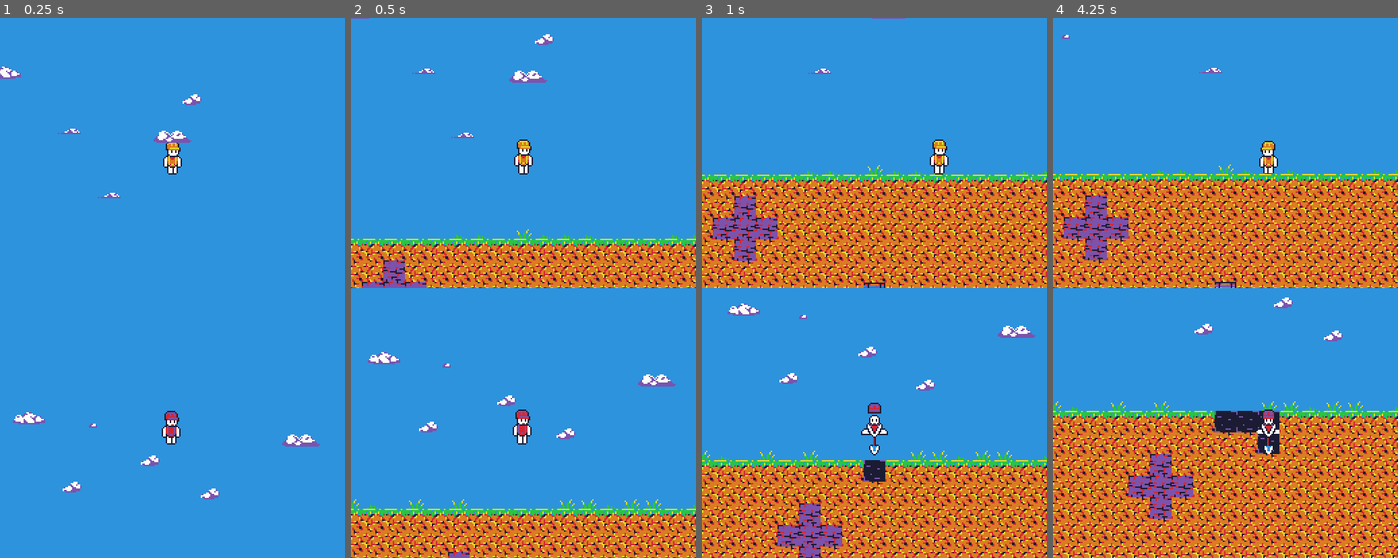
Above: before the commit, frames 1-4 (left to right).
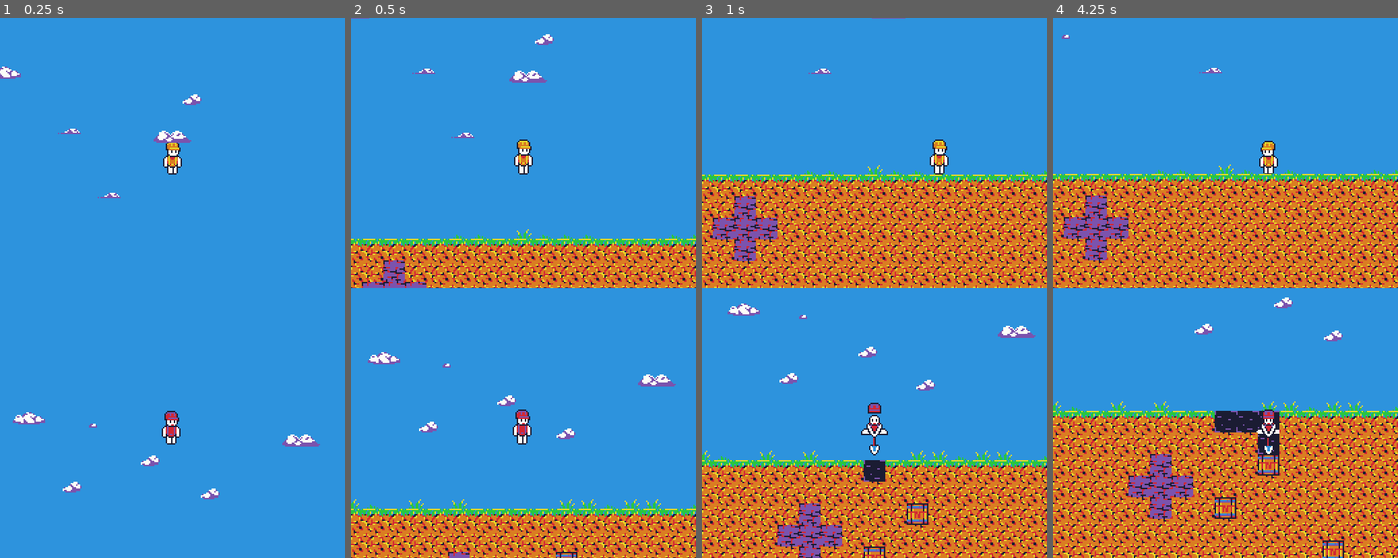
Above: after the commit, the same moments.

Repository: Quarticore/DigDig
Game: Godot game, scene res://node_2d.tscn
Same seed, same stepped clock (60 frames per second), same inputs: the game is played once before the commit and once after it.
Inputs:
- Up to frame 1 (0.25 s): no input
- Up to frame 2 (0.5 s): no input
- Up to frame 3 (1 s): hold D (move_right_1) from 0.53 s (still down); hold Down (move_down_2) from 0.53 s (still down)
- Up to frame 4 (4.25 s): release D (move_right_1) at 1.28 s; release Down (move_down_2) at 1.28 s; hold S (move_down_1) 1.28-2.03 s; tap Left (move_left_2) at 1.35 s; hold D (move_right_1) 2.03-2.78 s; hold Right (move_right_2) 2.03-2.78 s; hold W (move_up_1) 2.78-3.53 s; tap Up (move_up_2) at 2.85 s; hold A (move_left_1) from 3.53 s (still down); hold Down (move_down_2) from 3.53 s (still down)

Frame 1 is identical in both runs. In frame 2, less than 0.1% of the frame differs, in the area x 59-66%, y 98-100%; in frame 3, 0.4%; in frame 4, 0.6%, in the area x 46-85%, y 48-100%.

Commit message:
tnt chain reactions

Diff:
--- a/scr/init.gd
+++ b/scr/init.gd
@@ -53,7 +53,7 @@
 			var row = r - (rows / 2)
 			var col = c - (cols / 2)
 			# 1/75 chance to spawn TNT
-			var spawn_tnt = rng.randi_range(0, 75)
+			var spawn_tnt = rng.randi_range(0, 50)
 
 			var tileNode = RigidBody2D.new()
 			var tileSprite = Sprite2D.new()
--- a/scr/tnt.gd
+++ b/scr/tnt.gd
@@ -3,6 +3,53 @@
 var HEALTH = 3
 var EMPTY = preload("res://tex/mined bg.png")
 var rng = RandomNumberGenerator.new()
+
+func explode():
+	var collider = self.get_child(1)
+	var coord = self.name.split("Dirt")[1].split("-")
+
+	if collider == null:
+		return
+
+	collider.queue_free()
+
+	var sprite = self.get_child(0)
+
+	if sprite != null:
+		sprite.texture = EMPTY
+		sprite.z_index = -1
+
+	# Find destroy all blocks in a circle
+	const neighbors = [
+		[-2, -1], [-2, 0], [-2, 1],
+		[-1, -2], [-1, -1], [-1, 0], [-1, 1], [-1, 2],
+		[0, -2], [0, -1], [0, 1], [0, 2],
+		[1, -2], [1, -1], [1, 0], [1, 1], [1, 2],
+		[2, -1], [2, 0], [2, 1]
+	];
+
+	for n in neighbors:
+		var x = int(coord[0]) + n[0]
+		var y = int(coord[1]) + n[1]
+		var block = get_node("/root/Node2D/SubViewportContainer/SubViewport/Dirt" + str(x) + "-" + str(y))
+
+		if block.get_child_count() < 2:
+			continue
+
+		var blk_collide = block.get_child(1)
+
+		if blk_collide != null:
+			if block.has_method("explode") and block.HEALTH > 0:
+				block.explode()
+				continue
+
+			blk_collide.queue_free()
+
+			var blk_sprite = block.get_child(0)
+
+			if blk_sprite != null:
+				blk_sprite.texture = EMPTY
+				blk_sprite.z_index = -1
 
 # Called when the node enters the scene tree for the first time.
 func _ready():
@@ -11,40 +58,5 @@
 # Called every frame. 'delta' is the elapsed time since the previous frame.
 func _process(delta):
 	if HEALTH <= 0 && self.get_child_count() > 1:
-		var collider = self.get_child(1)
-		var coord = self.name.split("Dirt")[1].split("-")
-
-		# Find destroy all blocks in a circle
-		const neighbors = [
-			[-2, -1], [-2, 0], [-2, 1],
-			[-1, -2], [-1, -1], [-1, 0], [-1, 1], [-1, 2],
-			[0, -2], [0, -1], [0, 0], [0, 1], [0, 2],
-			[1, -2], [1, -1], [1, 0], [1, 1], [1, 2],
-			[2, -1], [2, 0], [2, 1]
-		];
-
-		for n in neighbors:
-			var x = int(coord[0]) + n[0]
-			var y = int(coord[1]) + n[1]
-			var block = get_node("/root/Node2D/SubViewportContainer/SubViewport/Dirt" + str(x) + "-" + str(y))
-			var blk_collide = block.get_child(1)
-
-			if blk_collide != null:
-				blk_collide.queue_free()
-
-			var sprite = block.get_child(0)
-
-			if sprite != null:
-				sprite.texture = EMPTY
-				sprite.z_index = -1
-
-		if collider != null:
-			collider.queue_free()
-
-		var sprite = self.get_child(0)
-
-		if sprite != null:
-			sprite.texture = EMPTY
-			sprite.z_index = -1
-
+		explode()
 	pass
